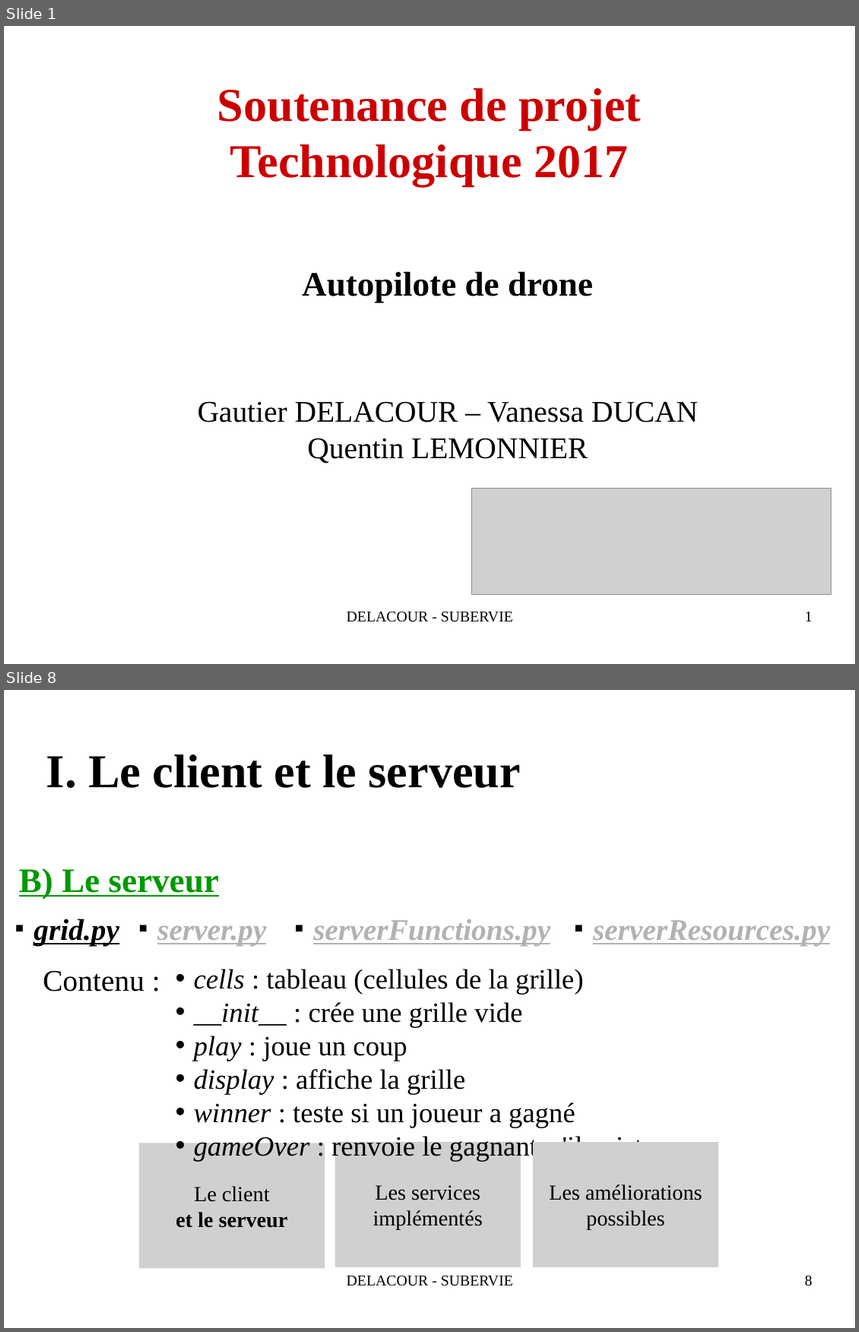
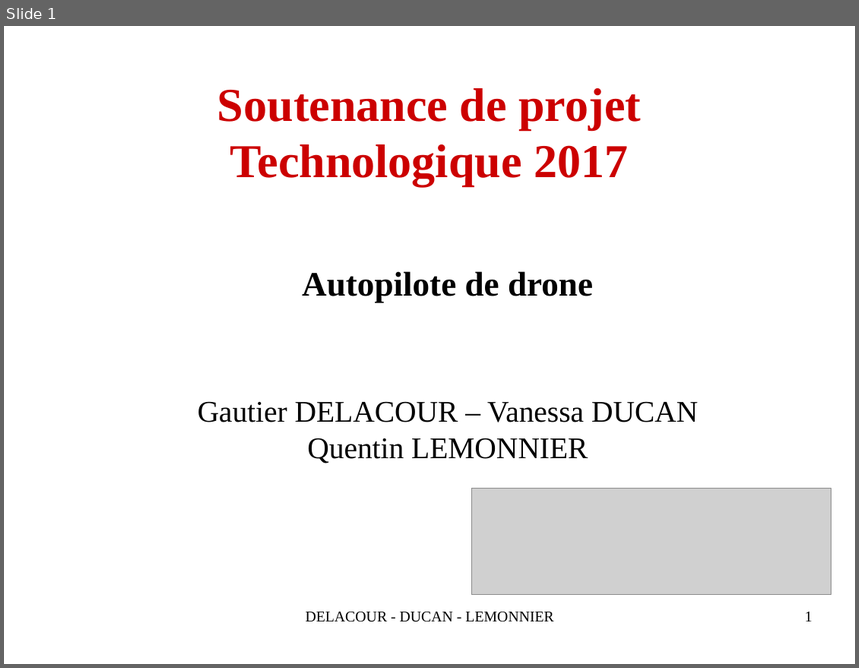
Before and after one commit to QuentinLem/ProjetTech-AutoPilot, a slide deck: doc/SoutenanceProjetReseau2016.odp. Shown one above the other, each under a label of ours: slides 1 and 8 before the commit, slide 1 after it; the slides between them are not shown. The pictures are 859x1332 and 859x668 pixels, drawn with LibreOffice and Linux fonts; fonts in the diff are those of the drawing; grey boxes stand for pictures; background and template pictures are left out. Boxes give left, top, right and bottom in pixels: in the first picture for what was removed or moved away, otherwise in the second. Text is boxed around its words. In the diff, an @@ line names an element or a change of style, - is before the commit and + after.

```diff
--- a/doc/SoutenanceProjetReseau2016.odp
+++ b/doc/SoutenanceProjetReseau2016.odp
@@ slide 8 removed at (4,690,855,1328), background #FFFFFF @@
@@ title removed at (47,755,521,788) @@
-I. Le client et le serveur
@@ text removed at (19,869,218,899) @@
-B) Le serveur
@@ text removed at (34,919,120,946) @@
-■ grid.py
@@ text removed at (158,926,266,946) @@
-■ server.py
@@ text removed at (313,920,550,946) @@
-■ serverFunctions.py
@@ text removed at (593,920,830,946) @@
-■ serverResources.py
@@ text removed at (43,971,145,992) @@
-Contenu :
@@ text removed at (194,969,655,1162) @@
-• cells : tableau (cellules de la grille)
-• __init__ : crée une grille vide
-• play : joue un coup
-• display : affiche la grille
-• winner : teste si un joueur a gagné
-• gameOver : renvoie le gagnant, s'il existe
@@ picture removed at (139,1144,325,1268) @@
-Le client
-et le serveur
@@ picture removed at (335,1143,522,1268) @@
-Les services
-implémentés
@@ picture removed at (533,1143,719,1268) @@
-Les améliorations
-possibles
@@ text removed at (347,1276,513,1287) @@
-DELACOUR - SUBERVIE
@@ page number removed at (805,1276,813,1287) @@
-8
@@ slide 1 changed as well @@
@@ text at (306,612,553,623): text changed @@
-DELACOUR - SUBERVIE
+DELACOUR - DUCAN - LEMONNIER
```
Also in this commit, not shown: 1 other slide changed, 18 slides added, 28 other slides removed.
